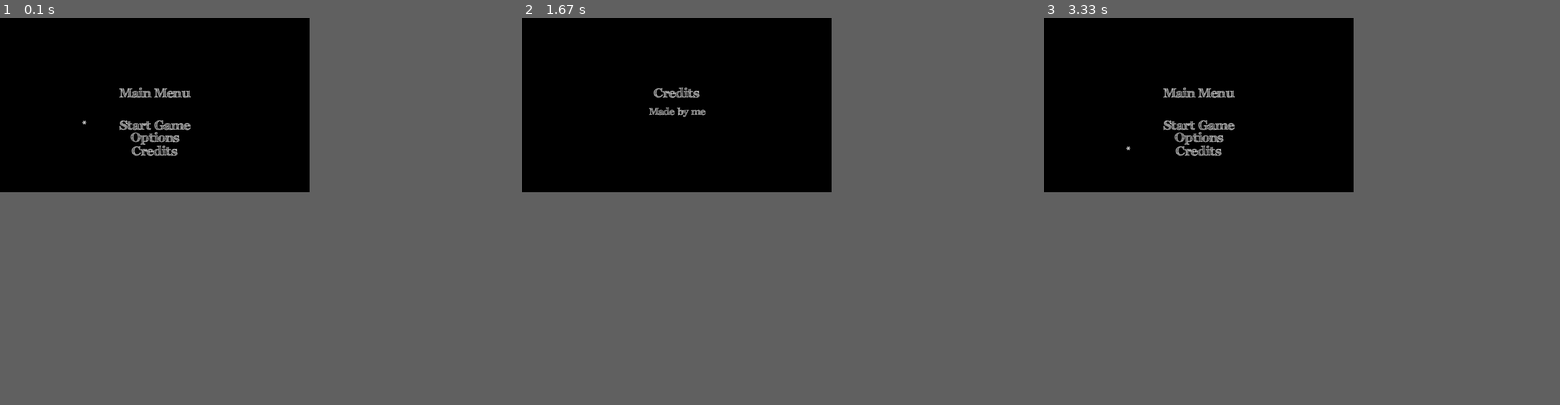
Above: before the commit, frames 1-3 (left to right).
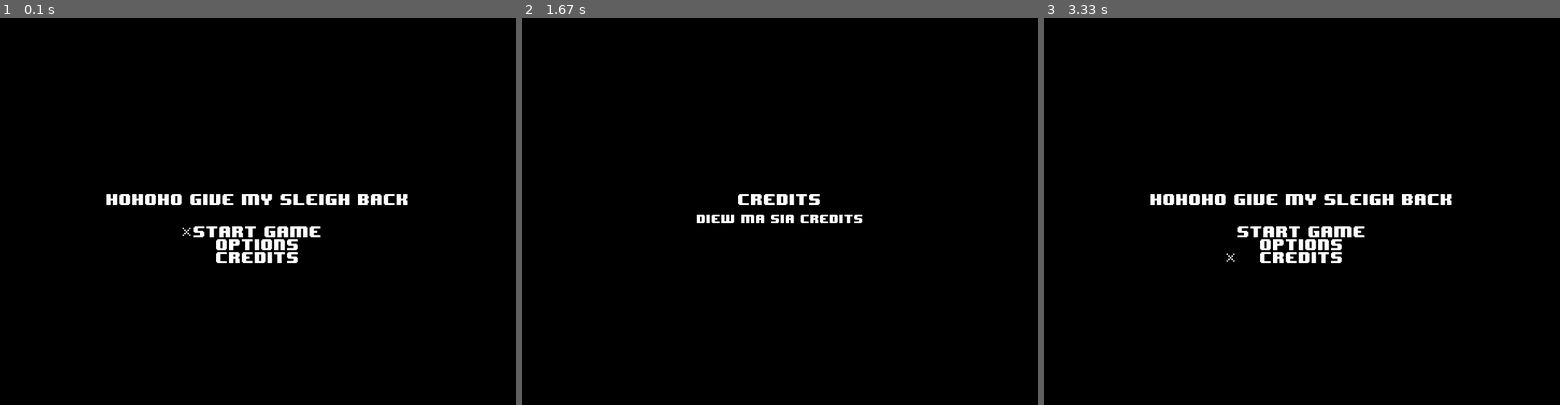
Above: after the commit, the same moments.

Repository: SupitchaThongkerd/PythonProjectHOHOHO
Game: pygame game, started from main.py
Same seed, same stepped clock (60 frames per second), same inputs: the game is played once before the commit and once after it.
Inputs:
- Up to frame 1 (0.1 s): no input
- Up to frame 2 (1.67 s): hold Up 0.33-0.8 s; tap Enter at 0.83 s
- Up to frame 3 (3.33 s): tap Enter at 1.9 s; hold Down 2.23-2.6 s; hold Up 2.63-2.93 s; hold Down 2.97-3.27 s; hold Up from 3.3 s (still down)
In our replay, the window is 480x270 before the commit and 800x600 after it. These sizes can differ from the game's own. Grey fills any space a smaller window leaves; there, only what the larger window draws over its background counts as a difference.

The runs differ from the first frame. In frame 1, 2.8% of the frame differs, in the area x 15-79%, y 18-64%; in frame 2, 1.0%; in frame 3, 2.8%.

Commit message:
bugs fixed

Diff:
--- a/game.py
+++ b/game.py
@@ -7,10 +7,10 @@
         pygame.init()
         self.running, self.playing = True, False
         self.UP_KEY, self.DOWN_KEY, self.START_KEY, self.BACK_KEY = False, False, False, False
-        self.DISPLAY_W, self.DISPLAY_H = 480, 270
+        self.DISPLAY_W, self.DISPLAY_H = 800, 600
         self.display = pygame.Surface((self.DISPLAY_W,self.DISPLAY_H))
         self.window = pygame.display.set_mode(((self.DISPLAY_W,self.DISPLAY_H)))
-        self.font_name = 'FFF_Tusj.TTF'
+        self.font_name = '8-BIT WONDER.TTF'
         #self.font_name = pygame.font.get_default_font()
         self.BLACK, self.WHITE = (0, 0, 0), (255, 255, 255)
         self.main_menu = MainMenu(self)
--- a/menu.py
+++ b/menu.py
@@ -31,7 +31,7 @@
             self.game.check_events()
             self.check_input()
             self.game.display.fill(self.game.BLACK)
-            self.game.draw_text('Main Menu', 20, self.game.DISPLAY_W / 2, self.game.DISPLAY_H / 2 - 20)
+            self.game.draw_text('HOHOHO GIVE MY SLEIGH BACK', 20, self.game.DISPLAY_W / 2, self.game.DISPLAY_H / 2 - 20)
             self.game.draw_text("Start Game", 20, self.startx, self.starty)
             self.game.draw_text("Options", 20, self.optionsx, self.optionsy)
             self.game.draw_text("Credits", 20, self.creditsx, self.creditsy)
@@ -120,5 +120,5 @@
                 self.run_display = False
             self.game.display.fill(self.game.BLACK)
             self.game.draw_text('Credits', 20, self.game.DISPLAY_W / 2, self.game.DISPLAY_H / 2 - 20)
-            self.game.draw_text('Made by me', 15, self.game.DISPLAY_W / 2, self.game.DISPLAY_H / 2 + 10)
+            self.game.draw_text('diew ma sia credits', 15, self.game.DISPLAY_W / 2, self.game.DISPLAY_H / 2 + 10)
             self.blit_screen()
Binary file removed: FFF_Tusj.ttf
Binary file added: santa.png
